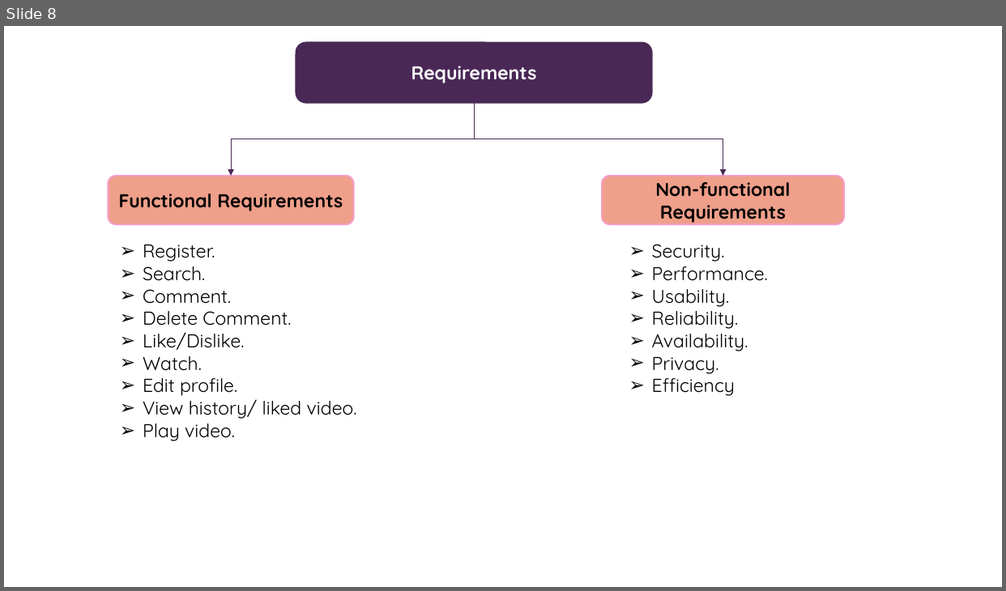
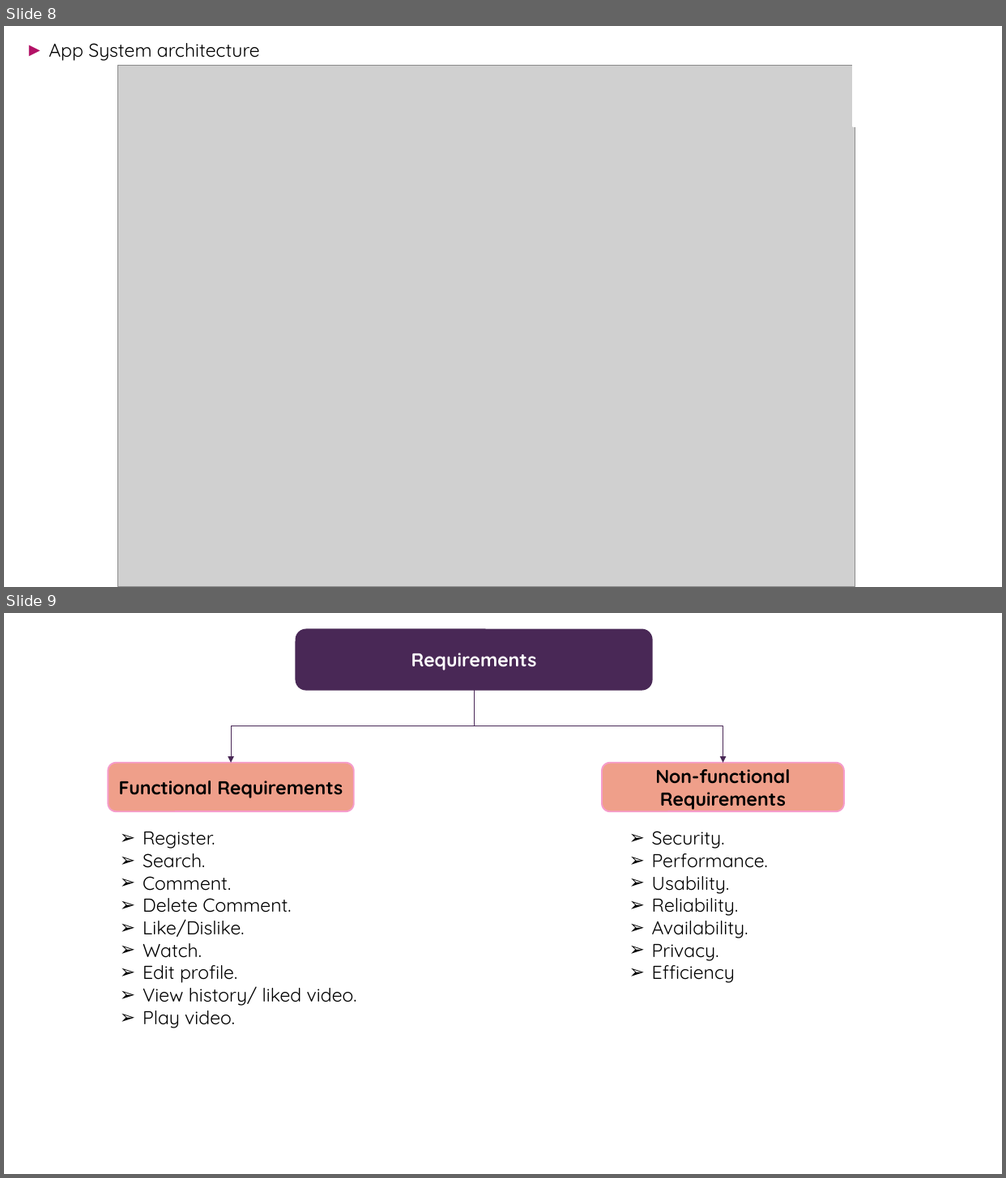
Before and after one commit to Noura-arafa/GP, a slide deck: Presentation1.pptx. Shown one above the other, each under a label of ours: slide 8 before the commit, slides 8 and 9 after it. The pictures are 1006x591 and 1006x1178 pixels, drawn with LibreOffice and Linux fonts; fonts in the diff are those of the drawing; grey boxes stand for pictures. Boxes give left, top, right and bottom in pixels: in the first picture for what was removed or moved away, otherwise in the second. Text is boxed around its words. In the diff, an @@ line names an element or a change of style, - is before the commit and + after.

```diff
--- a/Presentation1.pptx
+++ b/Presentation1.pptx
@@ slide 8 added at box(4, 26, 1002, 587), background #FFFFFF; not listed: 1 template element that a slide beside it also shows @@
@@ text added at box(49, 43, 260, 61), 18 pt, text #000000 @@
+► App System architecture
@@ rectangle added at box(854, 26, 926, 127), fill #FFFFFF, outline #FFFFFF 1.5 pt @@
@@ picture added at box(117, 65, 855, 587) @@
@@ what was slide 8 is now slide 9 @@
```
Also in this commit, not shown: 3 slides changed, 5 other slides added, 11 slides removed.
